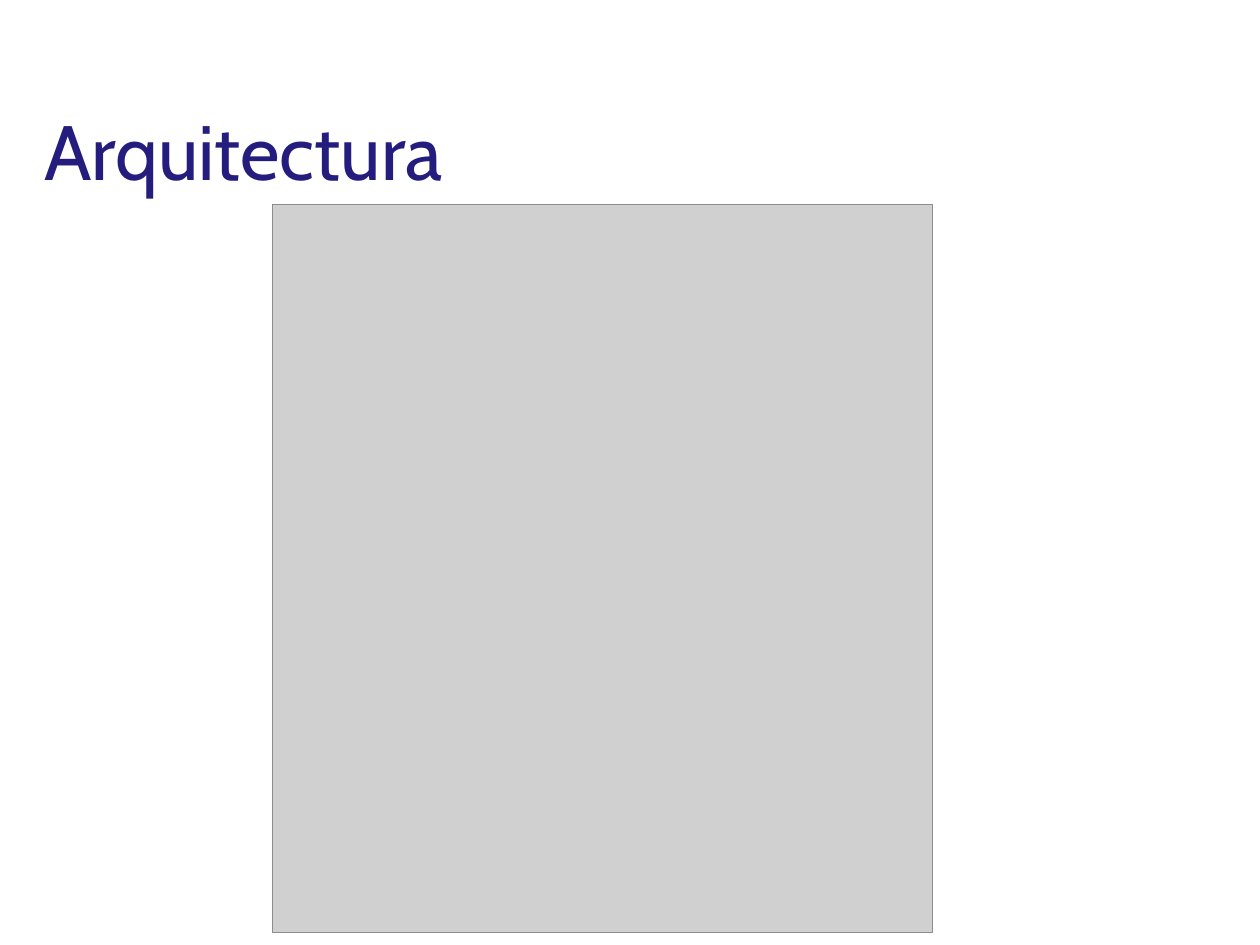
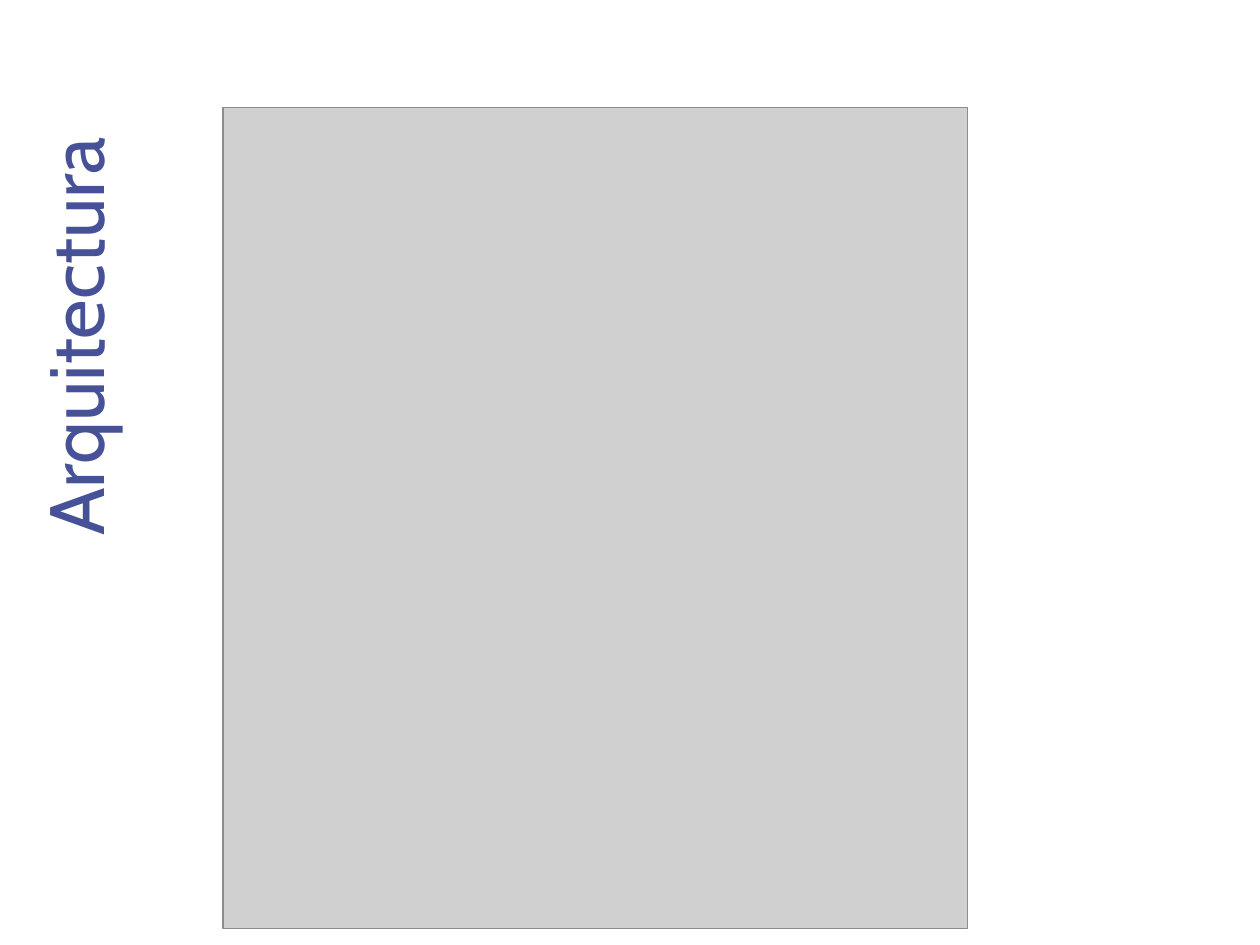
Before and after one commit to DesignJuggler/fasdkfjhasdlkjfhasldkjhfalsjdfasdf, a slide deck: slide 8 of TFI_Jorge_Sanchez_Presentacion.pptx (slide 10 before the commit). Drawn at 1260x945 pixels with LibreOffice and Linux fonts; fonts in the diff are those of the drawing; grey boxes stand for pictures; background and template pictures are left out. Boxes give left, top, right and bottom in pixels: in the first picture for what was removed or moved away, otherwise in the second. Text is boxed around its words. In the diff, an @@ line names an element or a change of style, - is before the commit and + after.

```diff
--- a/TFI_Jorge_Sanchez_Presentacion.pptx
+++ b/TFI_Jorge_Sanchez_Presentacion.pptx
@@ title "Arquitectura" moved from (x1=44, y1=126, x2=442, y2=198) to (x1=31, y1=176, x2=125, y2=522) @@
@@ title "Arquitectura" at (x1=31, y1=176, x2=125, y2=522): text colour #241D7D to #475197; rotation 0 to 270 degrees @@
@@ picture resized from (x1=273, y1=204, x2=934, y2=932) to (x1=223, y1=108, x2=968, y2=930) @@
```
Also in this commit, not shown: 20 other slides changed, 4 slides added, 10 slides removed.
